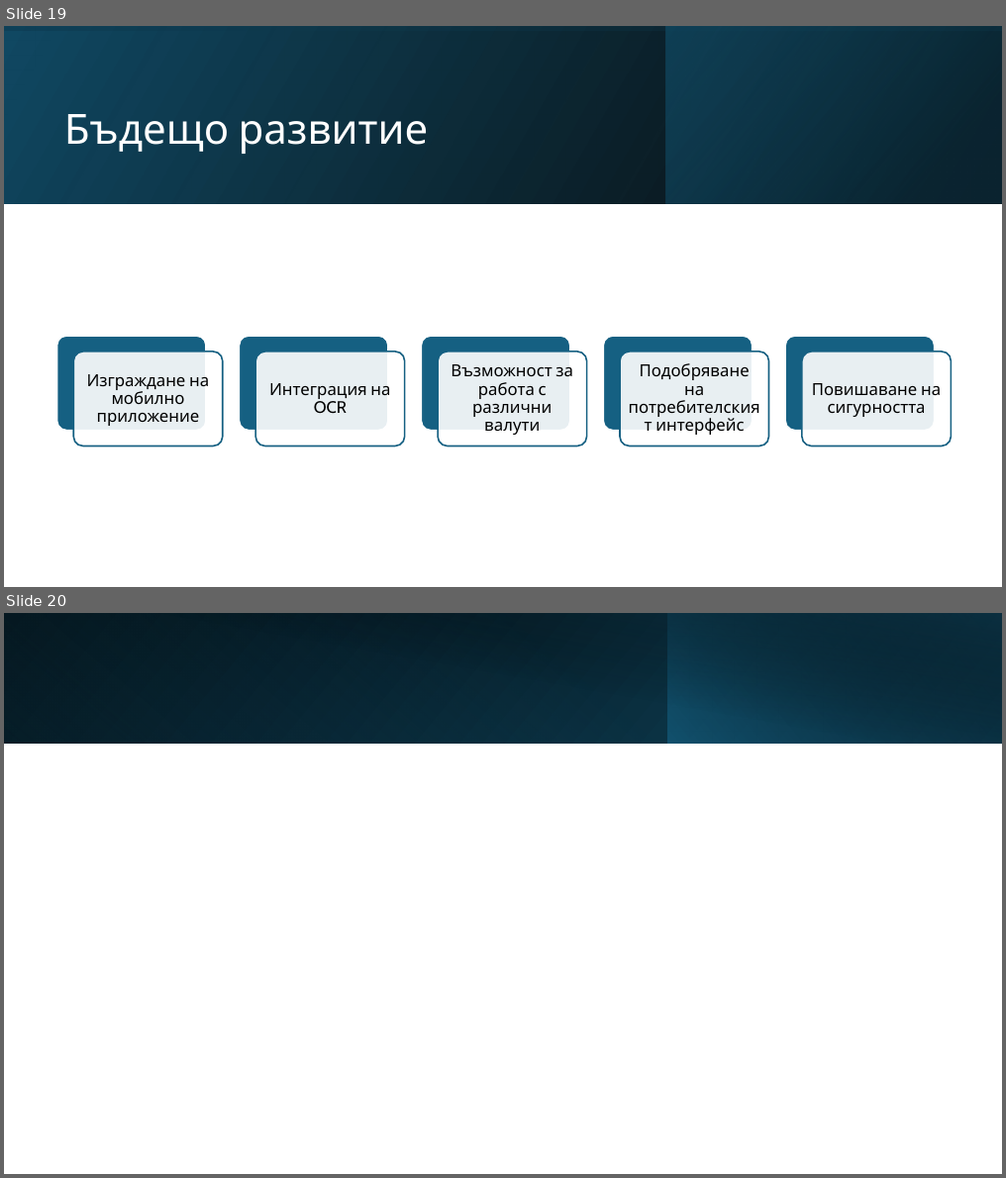
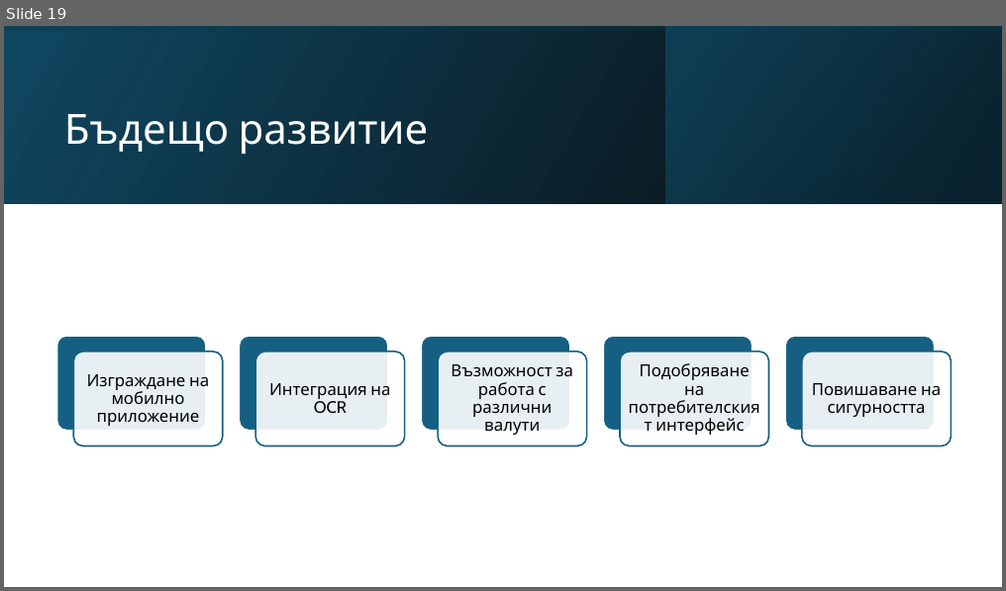
Before and after one commit to Exonault/MastersProject, a slide deck: Document/Presentation.pptx. Shown one above the other, each under a label of ours: slides 19 and 20 before the commit, slide 19 after it. The pictures are 1006x1178 and 1006x591 pixels, drawn with LibreOffice and Linux fonts; fonts in the diff are those of the drawing. Boxes give left, top, right and bottom in pixels: in the first picture for what was removed or moved away, otherwise in the second. Text is boxed around its words. In the diff, an @@ line names an element or a change of style, - is before the commit and + after.

```diff
--- a/Document/Presentation.pptx
+++ b/Document/Presentation.pptx
@@ slide 20 removed at [4, 613, 1002, 1174], background #FFFFFF @@
@@ rectangle removed at [4, 613, 1002, 744] @@
@@ rectangle removed at [4, 613, 668, 744] @@
@@ rectangle removed at [42, 613, 1002, 744] @@
@@ rectangle removed at [668, 613, 1002, 744] @@
```
Also in this commit, not shown: 1 slide added.
